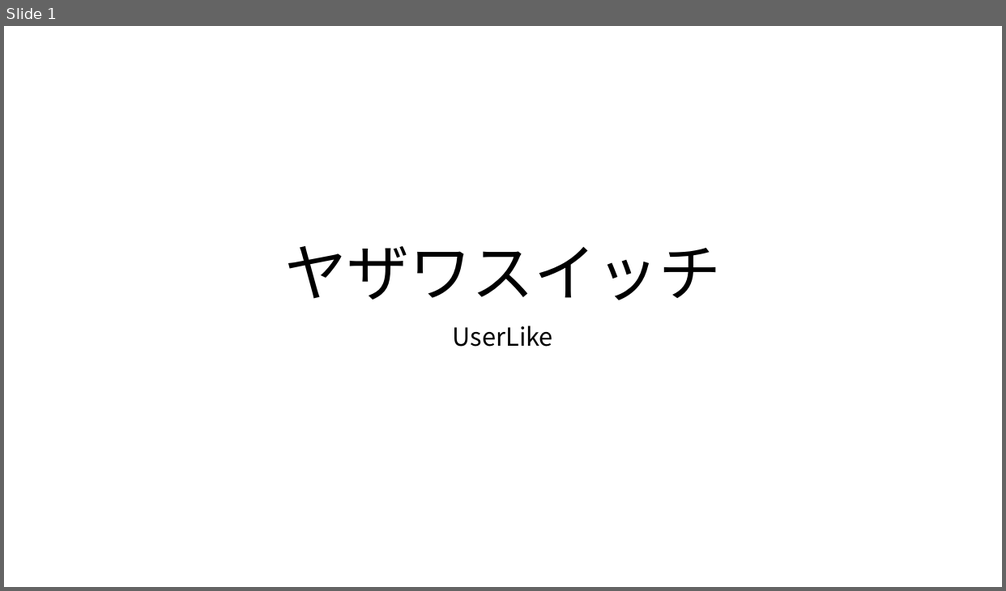
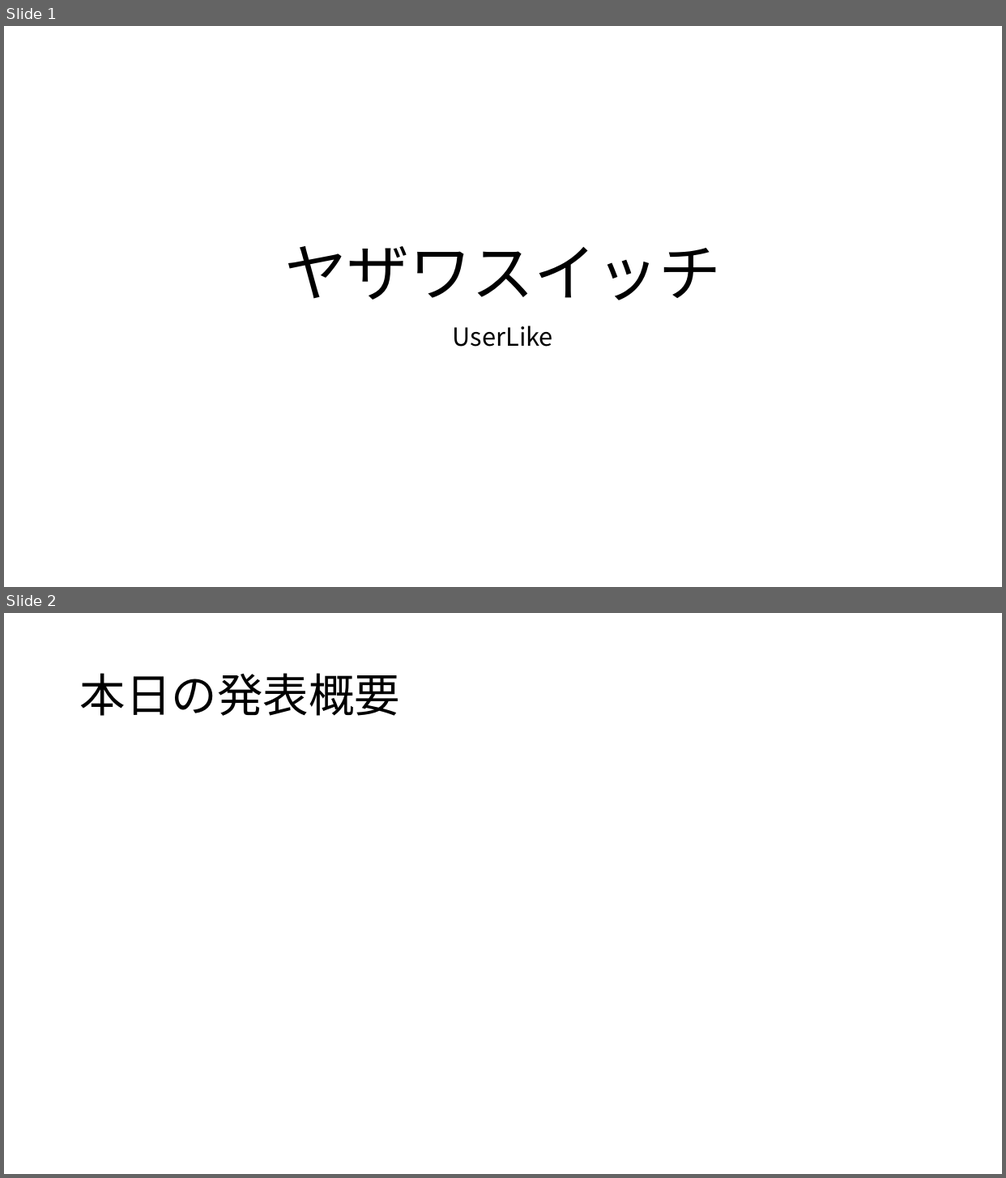
Before and after one commit to DOJO-2021/E-2, a slide deck: documents/07発表/UserLike-ヤザワスイッチ.pptx. Shown one above the other, each under a label of ours: slide 1 before the commit, slides 1 and 2 after it. The pictures are 1006x591 and 1006x1178 pixels, drawn with LibreOffice and Linux fonts; fonts in the diff are those of the drawing. Boxes give left, top, right and bottom in pixels: in the first picture for what was removed or moved away, otherwise in the second. Text is boxed around its words. In the diff, an @@ line names an element or a change of style, - is before the commit and + after.

```diff
--- a/documents/07発表/UserLike-ヤザワスイッチ.pptx
+++ b/documents/07発表/UserLike-ヤザワスイッチ.pptx
@@ slide 2 added at box(4, 613, 1002, 1174), background #FFFFFF @@
@@ title added at box(80, 673, 400, 716), 44 pt, text #000000 @@
+本日の発表概要
```
Also in this commit, not shown: 1 slide removed, 55 other files.
